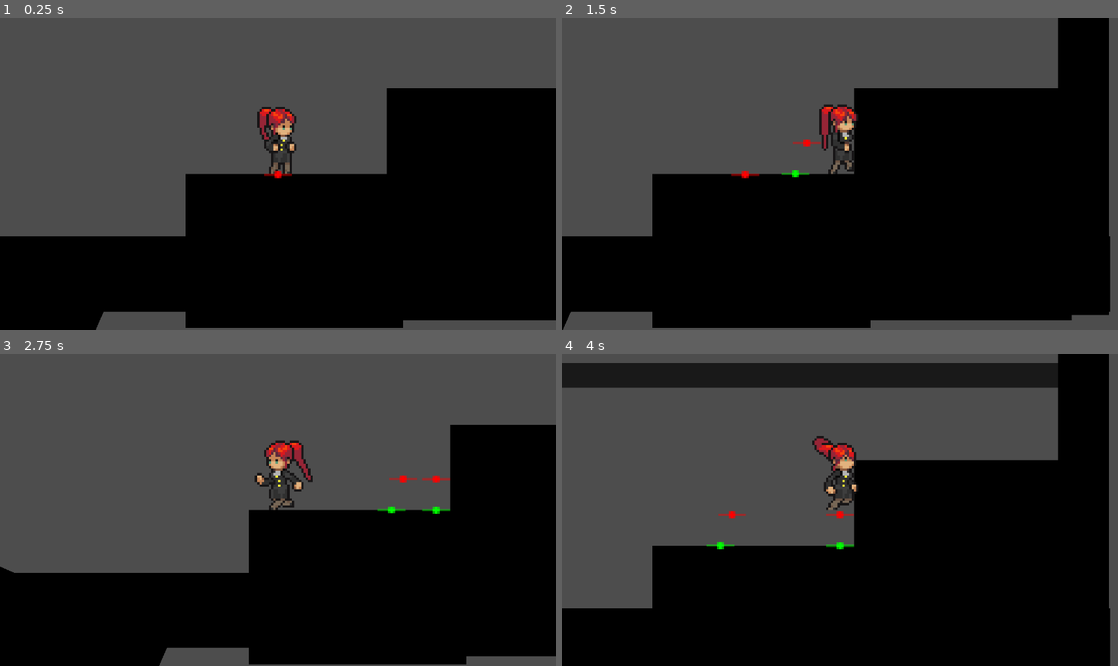
Above: before the commit, frames 1-4 (two rows, left to right).
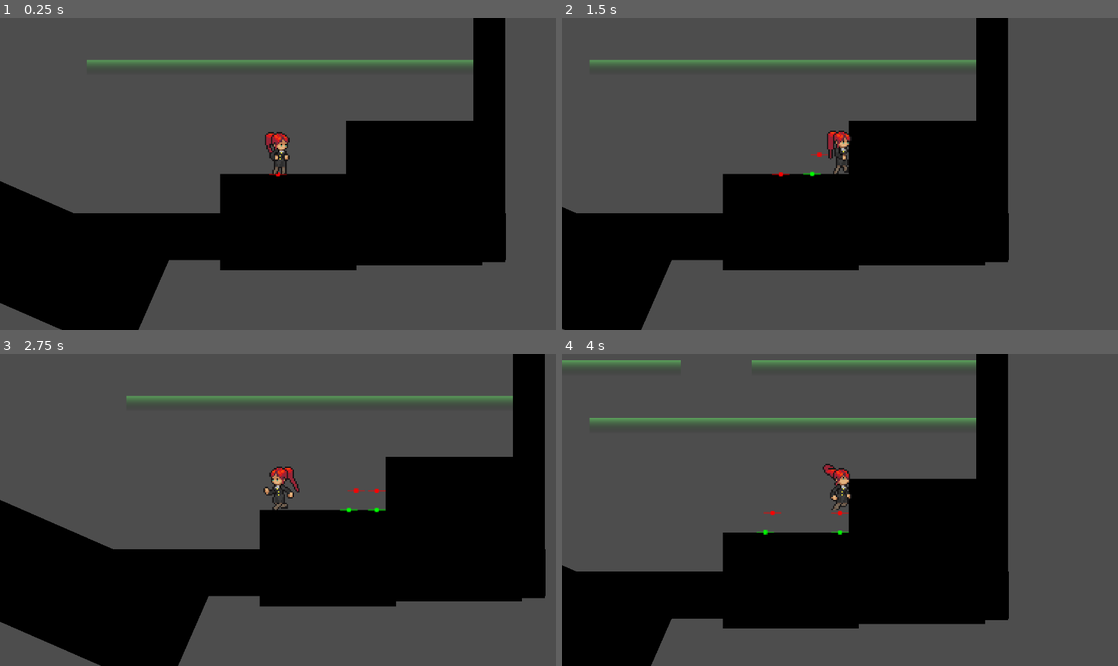
Above: after the commit, the same moments.

Repository: AyaPK/metroidvainaya
Game: Godot game, scene res://playground.tscn
Two runs of this game, one before a commit and one after it. Both use one fixed random seed, a clock stepped at 60 frames per second and the inputs below.
Inputs:
- Up to frame 1 (0.25 s): no input
- Up to frame 2 (1.5 s): tap Enter at 0.5 s; hold D (right) from 0.53 s (still down); tap Shift (Airdash, bound only after the commit) at 0.6, 1.35 s; tap Space (jump) at 0.77 s
- Up to frame 3 (2.75 s): tap Space (jump) at 1.52 s; release D (right) at 2.03 s; hold A (left) from 2.03 s (still down); tap Shift (Airdash, bound only after the commit) at 2.1 s
- Up to frame 4 (4 s): release A (left) at 2.78 s; hold D (right) from 2.78 s (still down); tap Shift (Airdash, bound only after the commit) at 2.85, 3.6 s; tap Space (jump) at 3.02, 3.77 s

The runs differ from the first frame. In frame 1, 30% of the frame differs, in the area x 0-100%, y 0-100%; in frame 2, 37%; in frame 3, 27%; in frame 4, 40%, in the area x 0-99%, y 0-100%.

Commit message:
Implements air dash player ability
Adds an air dash ability for the player, enhancing movement options.

The implementation includes:
- New `Airdash` state.
- Shadow effect during the dash.
- Timer to restrict air dashes.

Improves player mobility and adds a new mechanic to the game.

Diff:
--- a/player/player.tscn
+++ b/player/player.tscn
@@ -7,6 +7,7 @@
 [ext_resource type="Script" uid="uid://jrtep83720lt" path="res://player/states/jump.gd" id="4_qjkh3"]
 [ext_resource type="Script" uid="uid://4xwosjn8bk8c" path="res://player/states/fall.gd" id="5_g6k8r"]
 [ext_resource type="Script" uid="uid://brl1afehrt02" path="res://player/states/crouch.gd" id="6_g6k8r"]
+[ext_resource type="Script" uid="uid://c1m6fcbl2vkoc" path="res://player/states/airdash.gd" id="8_rgyib"]
 
 [sub_resource type="CapsuleShape2D" id="CapsuleShape2D_boad6"]
 radius = 6.0
@@ -123,6 +124,7 @@
 }
 
 [node name="Player" type="CharacterBody2D"]
+z_index = 1
 collision_layer = 0
 collision_mask = 3
 script = ExtResource("1_oul6g")
@@ -158,6 +160,10 @@
 [node name="Crouch" type="Node" parent="States"]
 unique_name_in_owner = true
 script = ExtResource("6_g6k8r")
+
+[node name="Airdash" type="Node" parent="States"]
+unique_name_in_owner = true
+script = ExtResource("8_rgyib")
 
 [node name="Label" type="Label" parent="."]
 visible = false
@@ -189,4 +195,9 @@
 advance_expression_base_node = NodePath("")
 
 [node name="Camera2D" type="Camera2D" parent="."]
-zoom = Vector2(2, 2)
+zoom = Vector2(1.25, 1.25)
+
+[node name="AirdashTimer" type="Timer" parent="."]
+wait_time = 0.3
+one_shot = true
+autostart = true
--- a/player/scripts/player.gd
+++ b/player/scripts/player.gd
@@ -1,6 +1,7 @@
 class_name Player extends CharacterBody2D
 
 const DEBUG_JUMP_INDICATOR = preload("uid://belnbdxrh2xmt")
+const SHADOW = preload("uid://b6g6fjcetnt3s")
 
 #region /// onready
 @onready var floor_checker: RayCast2D = $FloorChecker
@@ -20,6 +21,7 @@
 var direction: Vector2 = Vector2.ZERO
 var coyote_timer: float = 0.0
 var buffer_timer: float = 0.0
+var can_airdash: bool = true
 #endregion
 
 #region /// Export vars
@@ -31,6 +33,7 @@
 @export var jump_buffer: float = 0.2
 @export var rotation_speed: float = 10.0
 @export var max_fall_velocity: float = 600
+@export var airdash_time: float = 0.1
 #endregion
 
 func _ready() -> void:
@@ -117,3 +120,10 @@
 
 func update_animation(animation_name: String) -> void:
 	player_animation.play(animation_name)
+
+func spawn_shadow() -> void:
+	var shadow: Shadow = SHADOW.instantiate()
+	get_parent().add_child(shadow)
+	shadow.global_position = global_position
+	shadow.sprite.flip_h = sprite.flip_h
+	shadow.sprite.frame = sprite.frame
--- /dev/null
+++ b/player/scripts/shadow.gd
@@ -0,0 +1,11 @@
+class_name Shadow extends Node2D
+
+@onready var sprite: Sprite2D = $Sprite
+
+func _ready() -> void:
+	sprite.modulate = Color(1.0, 1.0, 1.0, 0.596)
+
+func _process(delta: float) -> void:
+	sprite.modulate.a -= 3*delta
+	if sprite.modulate.a <= 0:
+		queue_free()
--- /dev/null
+++ b/player/shadow.tscn
@@ -0,0 +1,13 @@
+[gd_scene load_steps=3 format=3 uid="uid://b6g6fjcetnt3s"]
+
+[ext_resource type="Script" uid="uid://b33fqefdbyf7w" path="res://player/scripts/shadow.gd" id="1_7paux"]
+[ext_resource type="Texture2D" uid="uid://daief803eimsx" path="res://assets/player/spritesheet.png" id="1_r3uo2"]
+
+[node name="Shadow" type="Node2D"]
+script = ExtResource("1_7paux")
+
+[node name="Sprite" type="Sprite2D" parent="."]
+position = Vector2(48, -3)
+texture = ExtResource("1_r3uo2")
+offset = Vector2(-47, -21)
+hframes = 29
--- a/player/states/00_player_state.gd
+++ b/player/states/00_player_state.gd
@@ -10,6 +10,7 @@
 @onready var jump: PlayerStateJump = %Jump
 @onready var fall: PlayerStateFall = %Fall
 @onready var crouch: PlayerStateCrouch = %Crouch
+@onready var airdash: PlayerStateAirdash = %Airdash
 #endregion
 
 func init() -> void:
--- /dev/null
+++ b/player/states/airdash.gd
@@ -0,0 +1,48 @@
+class_name PlayerStateAirdash extends PlayerState
+
+var fall_gravity_multiplier: float = 0
+var dash_dir: Vector2
+var dash_timer: float
+var ghost_timer: float
+
+func init() -> void:
+	pass
+
+func enter() -> void:
+	player.can_airdash = false
+	dash_dir = player.direction
+	player.velocity = Vector2.ZERO
+	player.gravity_multiplier = fall_gravity_multiplier
+	dash_timer = player.airdash_time
+	ghost_timer = 0.01
+
+func exit() -> void:
+	dash_timer = 0
+	player.gravity_multiplier = 1.0
+	pass
+
+func handle_input(_event: InputEvent) -> PlayerState:
+	return null
+
+func process(_delta: float) -> PlayerState:
+	if dash_dir == Vector2.ZERO:
+		return fall
+	if dash_timer <= 0.0:
+		return fall
+	if ghost_timer <= 0.0:
+		player.spawn_shadow()
+		ghost_timer = 0.01
+	return null
+
+func physics_process(delta: float) -> PlayerState:
+	var dash_normalized = dash_dir.normalized()
+	player.velocity.x = dash_normalized.x * (player.base_move_speed * 5)
+	player.velocity.y = dash_normalized.y * (player.base_move_speed * 5)
+
+	dash_timer -= delta
+	ghost_timer -= delta
+
+	if player.is_on_floor():
+		return idle
+
+	return null
--- a/player/states/fall.gd
+++ b/player/states/fall.gd
@@ -21,6 +21,8 @@
 func handle_input(event: InputEvent) -> PlayerState:
 	if event.is_action_pressed("jump"):
 		player.buffer_timer = player.jump_buffer
+	elif Input.is_action_just_pressed("Airdash") and player.can_airdash:
+		return airdash
 	return null
 
 func process(_delta: float) -> PlayerState:
@@ -35,6 +37,7 @@
 		return jump
 
 	if player.is_on_floor():
+		player.can_airdash = true
 		if player.buffer_timer > 0:
 			return jump
 		if Input.is_action_pressed("down"):
--- a/player/states/idle.gd
+++ b/player/states/idle.gd
@@ -6,6 +6,7 @@
 func enter() -> void:
 	player.velocity.x = 0
 	player.update_animation("idle")
+	player.can_airdash = true
 
 func exit() -> void:
 	pass
--- a/player/states/jump.gd
+++ b/player/states/jump.gd
@@ -13,6 +13,8 @@
 	player.coyote_timer = 0.0
 
 func handle_input(event: InputEvent) -> PlayerState:
+	if Input.is_action_just_pressed("Airdash")  and player.can_airdash:
+		return airdash
 	if event.is_action_released("jump"):
 		player.velocity.y *= 0.5
 		return fall
--- a/playground.tscn
+++ b/playground.tscn
@@ -3,10 +3,12 @@
 [ext_resource type="PackedScene" uid="uid://bkmau1c3h2to0" path="res://player/player.tscn" id="1_rupst"]
 
 [sub_resource type="Gradient" id="Gradient_rupst"]
-colors = PackedColorArray(0.09803922, 0.09803922, 0.09803922, 1, 0.09803922, 0.09803922, 0.09803922, 1)
+colors = PackedColorArray(0.09803922, 0.09803922, 0.09803922, 0, 0.36078432, 0.62352943, 0.36078432, 1)
 
 [sub_resource type="GradientTexture2D" id="GradientTexture2D_wt17y"]
 gradient = SubResource("Gradient_rupst")
+fill_from = Vector2(0, 1)
+fill_to = Vector2(0, 0)
 
 [sub_resource type="RectangleShape2D" id="RectangleShape2D_is3ju"]
 size = Vector2(64, 64)
@@ -131,3 +133,55 @@
 
 [node name="Player" parent="." instance=ExtResource("1_rupst")]
 position = Vector2(328, 214)
+
+[node name="Sprite2D11" type="Sprite2D" parent="."]
+position = Vector2(550, -14.999992)
+scale = Vector2(2.6093752, 0.16649649)
+texture = SubResource("GradientTexture2D_wt17y")
+
+[node name="StaticBody2D" type="StaticBody2D" parent="Sprite2D11" groups=["platform"]]
+collision_layer = 2
+collision_mask = 0
+
+[node name="CollisionShape2D" type="CollisionShape2D" parent="Sprite2D11/StaticBody2D"]
+shape = SubResource("RectangleShape2D_is3ju")
+one_way_collision = true
+
+[node name="Sprite2D9" type="Sprite2D" parent="Sprite2D11"]
+position = Vector2(391.49997, 100.00001)
+scale = Vector2(2.6093752, 0.16649649)
+texture = SubResource("GradientTexture2D_wt17y")
+
+[node name="StaticBody2D" type="StaticBody2D" parent="Sprite2D11/Sprite2D9" groups=["platform"]]
+collision_layer = 2
+collision_mask = 0
+
+[node name="CollisionShape2D" type="CollisionShape2D" parent="Sprite2D11/Sprite2D9/StaticBody2D"]
+shape = SubResource("RectangleShape2D_is3ju")
+one_way_collision = true
+
+[node name="Sprite2D12" type="Sprite2D" parent="."]
+position = Vector2(720, -108.99998)
+scale = Vector2(2.6093752, 0.16649649)
+texture = SubResource("GradientTexture2D_wt17y")
+
+[node name="StaticBody2D" type="StaticBody2D" parent="Sprite2D12" groups=["platform"]]
+collision_layer = 2
+collision_mask = 0
+
+[node name="CollisionShape2D" type="CollisionShape2D" parent="Sprite2D12/StaticBody2D"]
+shape = SubResource("RectangleShape2D_is3ju")
+one_way_collision = true
+
+[node name="Sprite2D13" type="Sprite2D" parent="."]
+position = Vector2(1002, -93)
+scale = Vector2(2.6093752, 0.16649649)
+texture = SubResource("GradientTexture2D_wt17y")
+
+[node name="StaticBody2D" type="StaticBody2D" parent="Sprite2D13" groups=["platform"]]
+collision_layer = 2
+collision_mask = 0
+
+[node name="CollisionShape2D" type="CollisionShape2D" parent="Sprite2D13/StaticBody2D"]
+shape = SubResource("RectangleShape2D_is3ju")
+one_way_collision = true
--- a/project.godot
+++ b/project.godot
@@ -56,6 +56,11 @@
 "events": [Object(InputEventKey,"resource_local_to_scene":false,"resource_name":"","device":-1,"window_id":0,"alt_press …(191 unchanged characters)…
 ]
 }
+Airdash={
+"deadzone": 0.2,
+"events": [Object(InputEventKey,"resource_local_to_scene":false,"resource_name":"","device":-1,"window_id":0,"alt_pressed":false,"shift_pressed":false,"ctrl_pressed":false,"meta_pressed":false,"pressed":false,"keycode":0,"physical_keycode":4194325,"key_label":0,"unicode":0,"location":0,"echo":false,"script":null)
+]
+}
 
 [layer_names]
 
--- /dev/null
+++ b/textures/player_main.tres
@@ -0,0 +1,4 @@
+[gd_resource type="CompressedTexture2D" format=3 uid="uid://6d71sm3omm7i"]
+
+[resource]
+load_path = "res://.godot/imported/spritesheet.png-3f3fd84f2c91f78962dfd66b519c76f3.ctex"
Not shown: 1 places in player/player.tscn that only renumber resources
Not shown, added: player/scripts/shadow.gd.uid
Not shown, added: player/states/airdash.gd.uid
